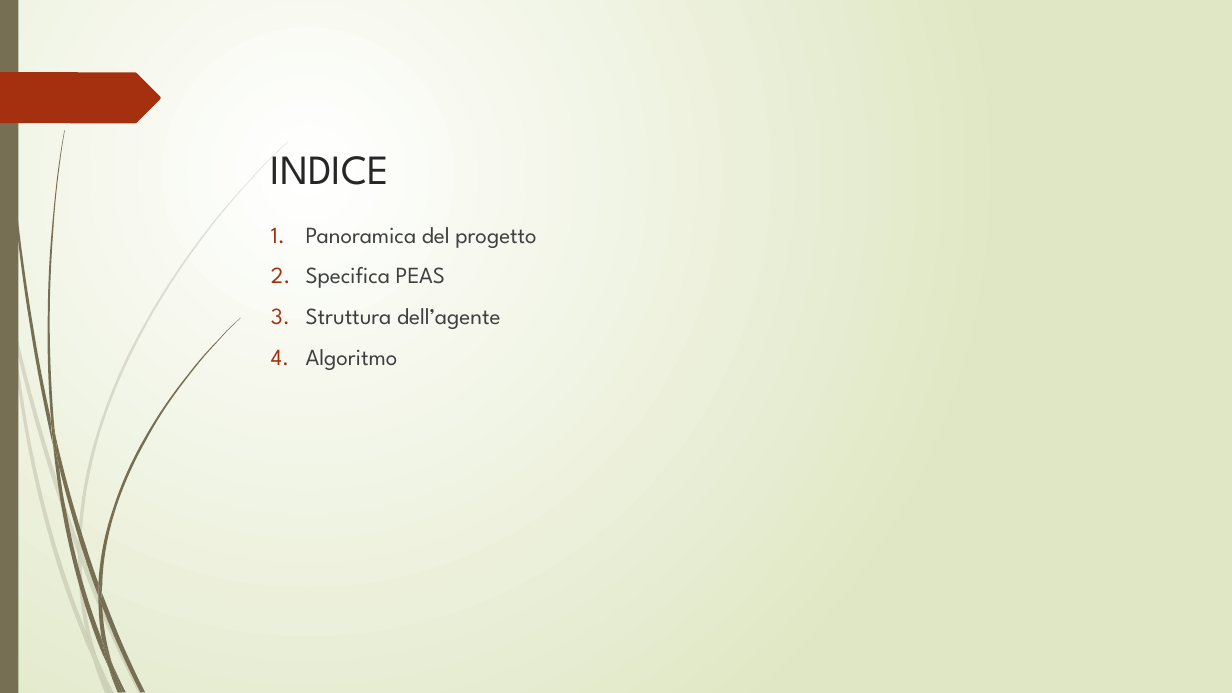
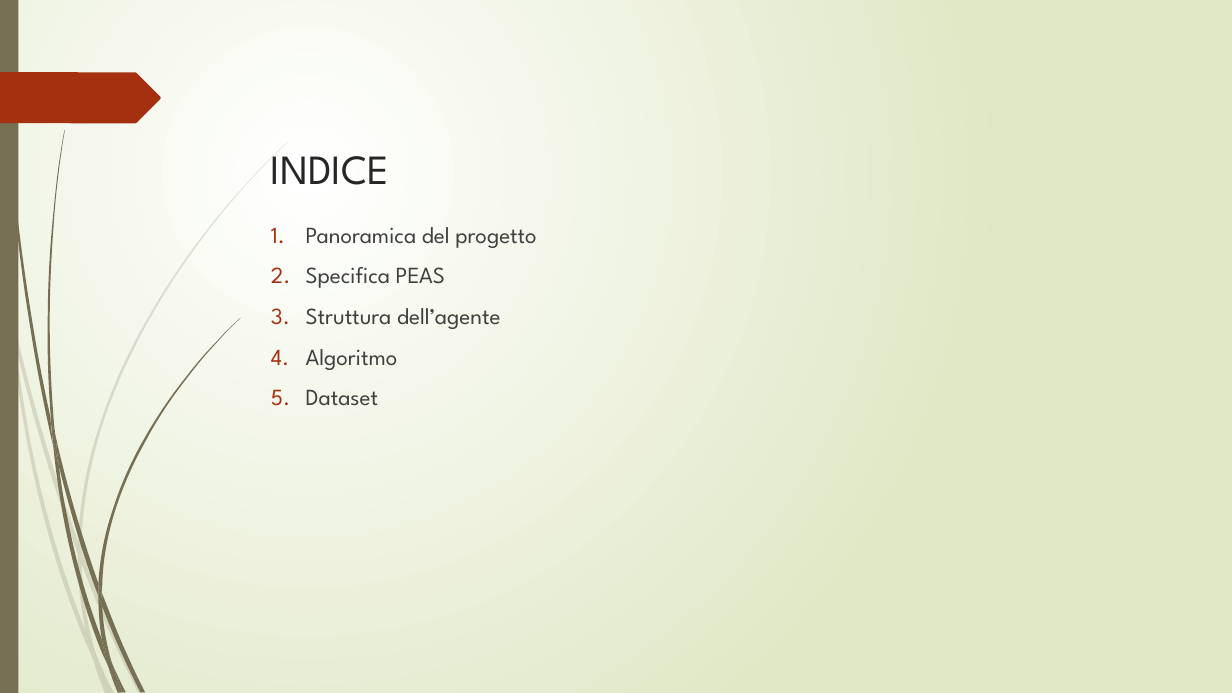
Before and after one commit to fpalomba/Segnali-Stradali, a slide deck: slide 4 of documentazione/Presentazione fia.pptx. Drawn at 1232x693 pixels with LibreOffice and Linux fonts; fonts in the diff are those of the drawing. Boxes give left, top, right and bottom in pixels: in the first picture for what was removed or moved away, otherwise in the second. Text is boxed around its words. In the diff, an @@ line names an element or a change of style, - is before the commit and + after.

Commit message:
Aggiunta specifica PEAS, analisi del problema e dataset

```diff
--- a/documentazione/Presentazione fia.pptx
+++ b/documentazione/Presentazione fia.pptx
@@ text at bbox=[306, 389, 379, 406]: paragraph added @@
+5. Dataset
```
Also in this commit, not shown: 6 other slides changed, 3 slides added, 1 slide removed, 2 other files.
